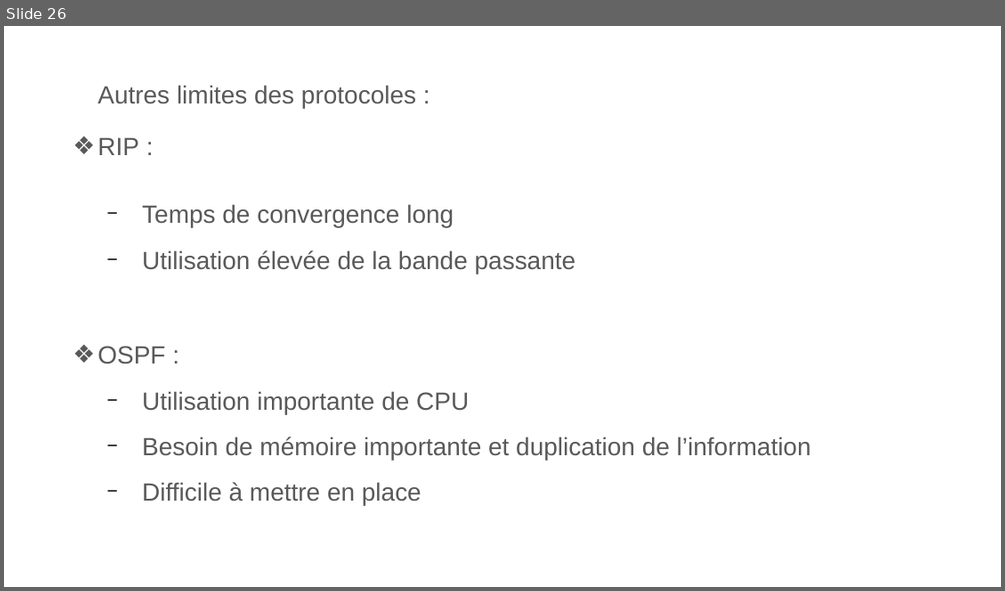
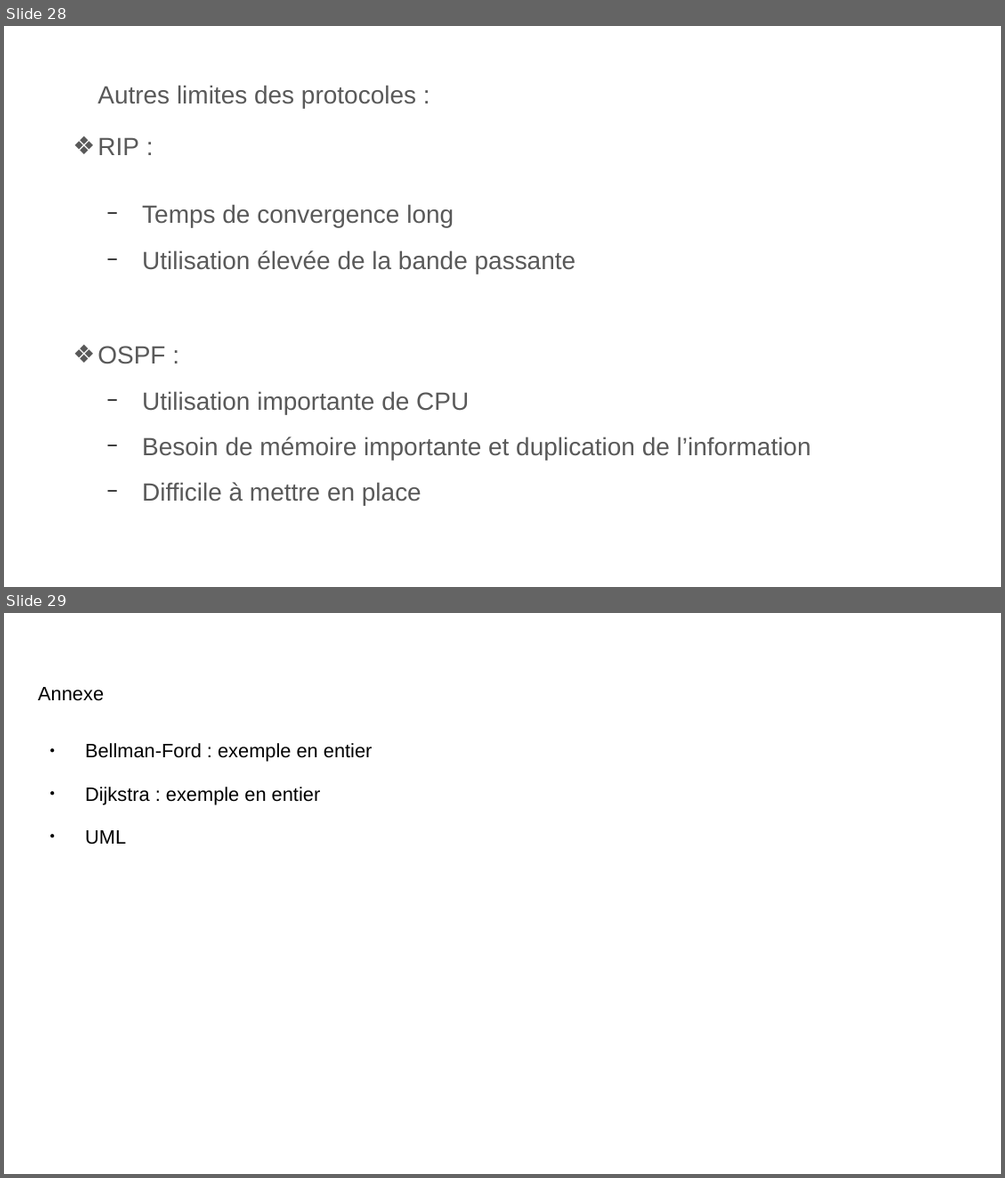
Before and after one commit to Sinvers/network, a slide deck: PresentationTIPE.odp. Shown one above the other, each under a label of ours: slide 26 before the commit, slides 28 and 29 after it. The pictures are 1005x591 and 1005x1178 pixels, drawn with LibreOffice and Linux fonts; fonts in the diff are those of the drawing. Boxes give left, top, right and bottom in pixels: in the first picture for what was removed or moved away, otherwise in the second. Text is boxed around its words. In the diff, an @@ line names an element or a change of style, - is before the commit and + after.

```diff
--- a/PresentationTIPE.odp
+++ b/PresentationTIPE.odp
@@ slide 29 added at [4, 613, 1001, 1174], background #FFFFFF @@
@@ title added at [38, 687, 104, 701], 14 pt, text #000000 @@
+Annexe
@@ text added at [85, 743, 372, 844], 14 pt, text #000000 @@
+● Bellman-Ford : exemple en entier
+● Dijkstra : exemple en entier
+● UML
@@ what was slide 26 is now slide 28 @@
```
Also in this commit, not shown: 11 slides changed, 2 other slides added, 1 other file.
